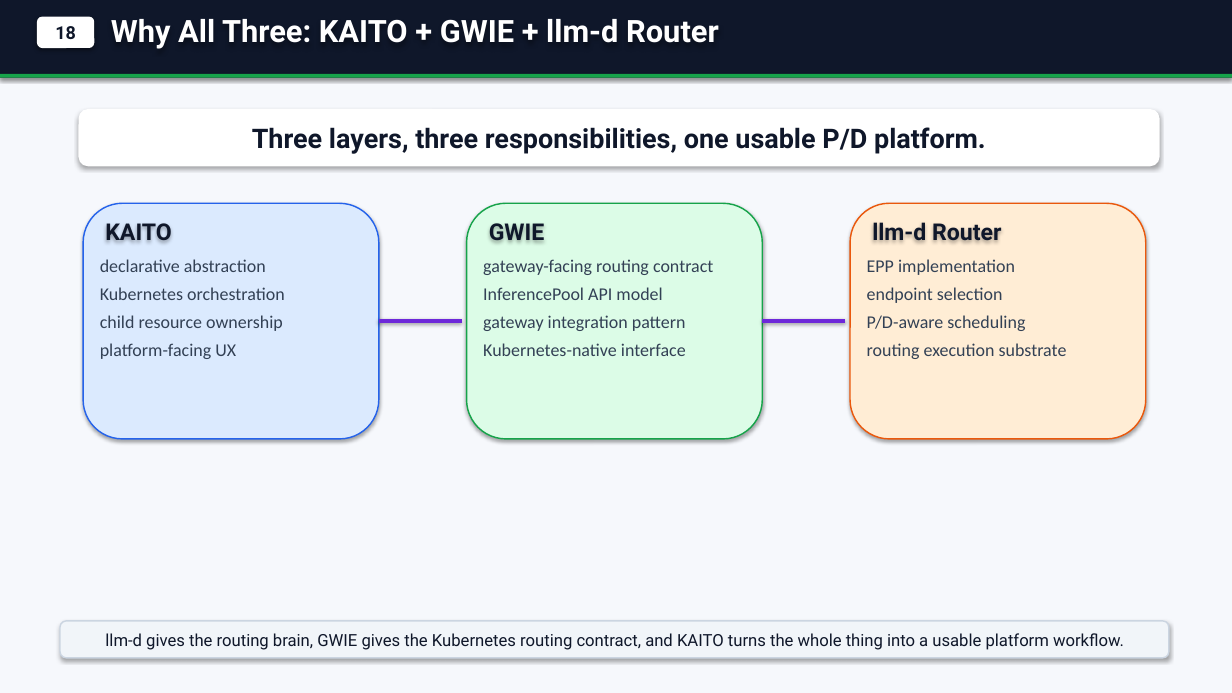
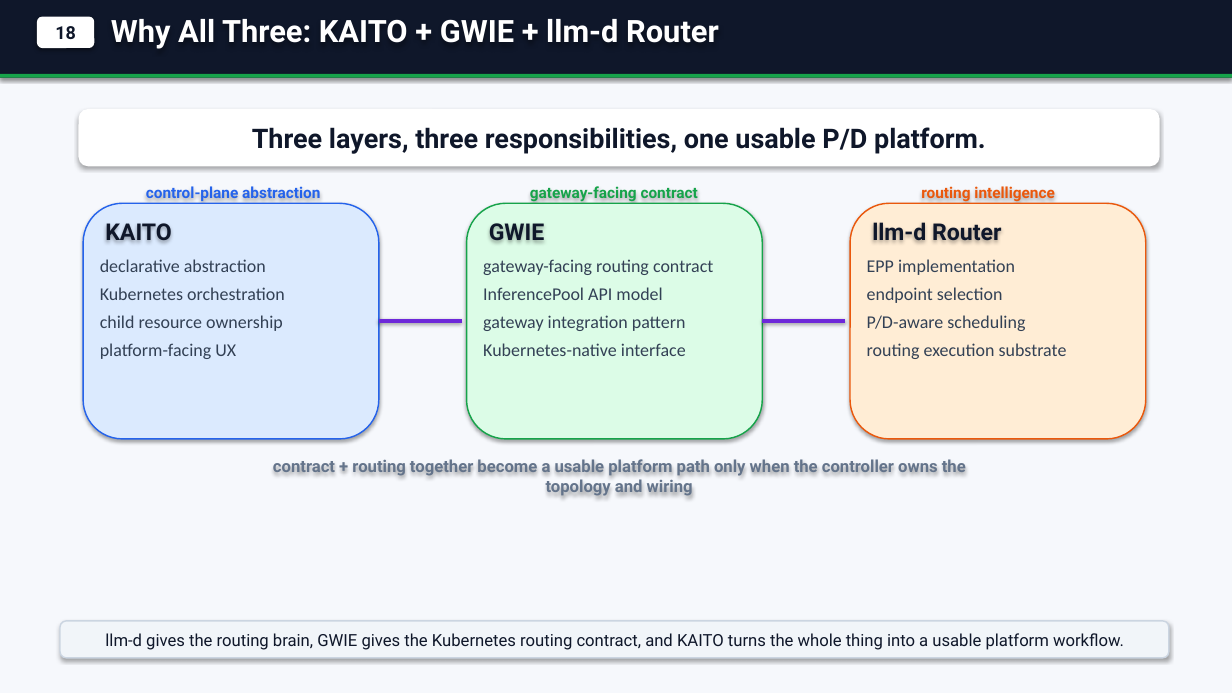
Before and after one commit to andyzhangx/demo, a slide deck: slide 3 of llm/kaito-llm-d-pd-slides.pptx. Drawn at 1232x693 pixels with LibreOffice and Linux fonts; fonts in the diff are those of the drawing. Boxes give left, top, right and bottom in pixels: in the first picture for what was removed or moved away, otherwise in the second. Text is boxed around its words. In the diff, an @@ line names an element or a change of style, - is before the commit and + after.

```diff
--- a/llm/kaito-llm-d-pd-slides.pptx
+++ b/llm/kaito-llm-d-pd-slides.pptx
@@ text added at <box>146,186,320,201</box>, 12 pt, text #2563EB, bold @@
+control-plane abstraction
@@ text added at <box>530,186,698,202</box>, 12 pt, text #16A34A, bold @@
+gateway-facing contract
@@ text added at <box>921,186,1054,202</box>, 12 pt, text #EA580C, bold @@
+routing intelligence
@@ text added at <box>273,457,966,496</box>, 13 pt, text #64748B, bold @@
+contract + routing together become a usable platform path only when the controller owns the topology and wiring
```
Also in this commit, not shown: 3 other slides changed, 1 other file.
